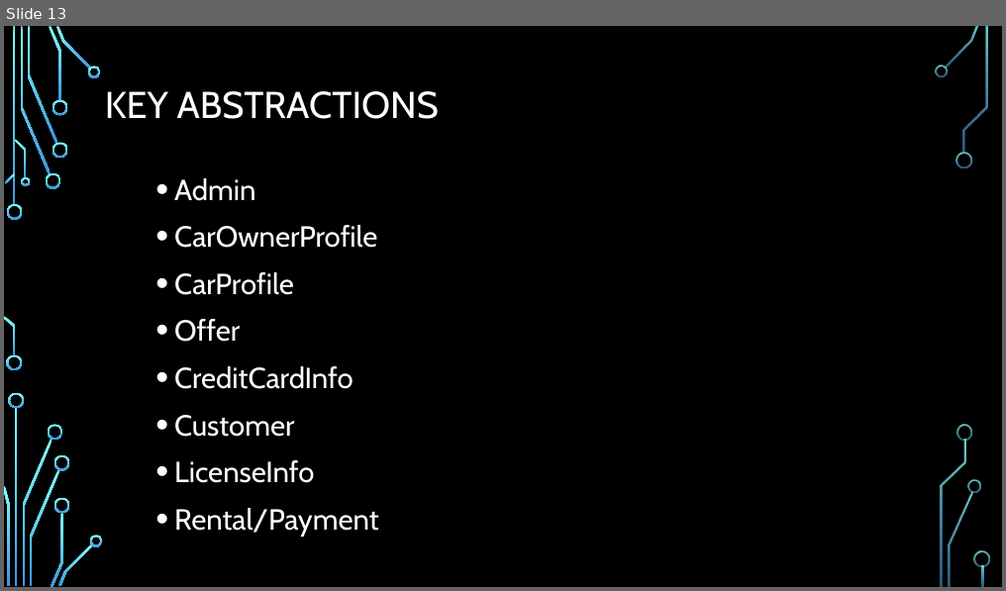
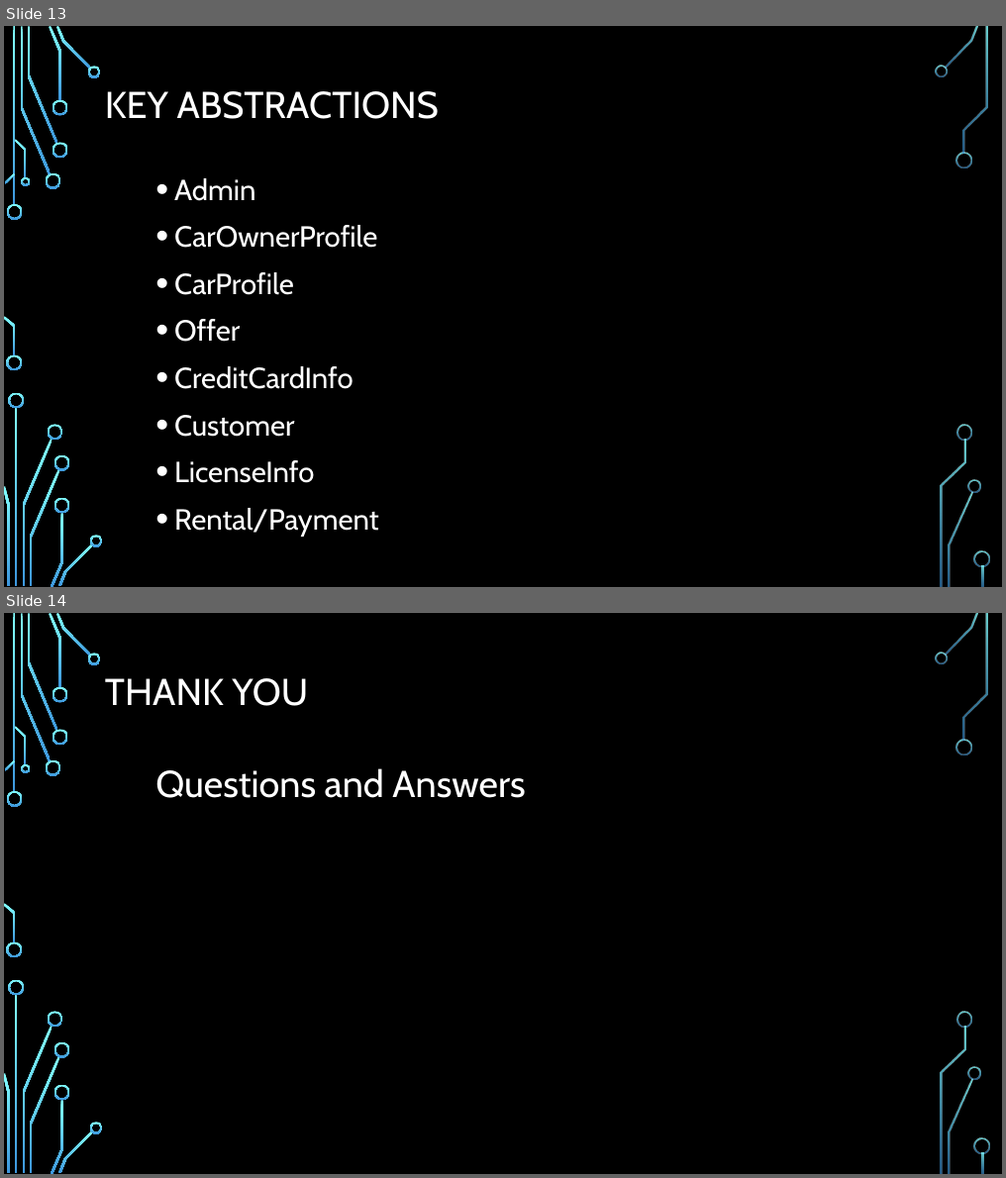
Before and after one commit to leonardo1227/CS425-SWE-Project, a slide deck: Aha-presentation.pptx. Shown one above the other, each under a label of ours: slide 13 before the commit, slides 13 and 14 after it. The pictures are 1006x591 and 1006x1178 pixels, drawn with LibreOffice and Linux fonts; fonts in the diff are those of the drawing; background and template pictures are left out. Boxes give left, top, right and bottom in pixels: in the first picture for what was removed or moved away, otherwise in the second. Text is boxed around its words. In the diff, an @@ line names an element or a change of style, - is before the commit and + after.

```diff
--- a/Aha-presentation.pptx
+++ b/Aha-presentation.pptx
@@ slide 14 added at box(4, 613, 1002, 1174), background picture (left out); not listed: 36 template elements that a slide beside it also shows @@
@@ title added at box(105, 678, 308, 706), 36 pt, text #FFFFFF @@
+THANK YOU
@@ text added at box(155, 768, 525, 798), 36 pt, text #FFFFFF @@
+Questions and Answers
```
Also in this commit, not shown: 1 slide changed.
